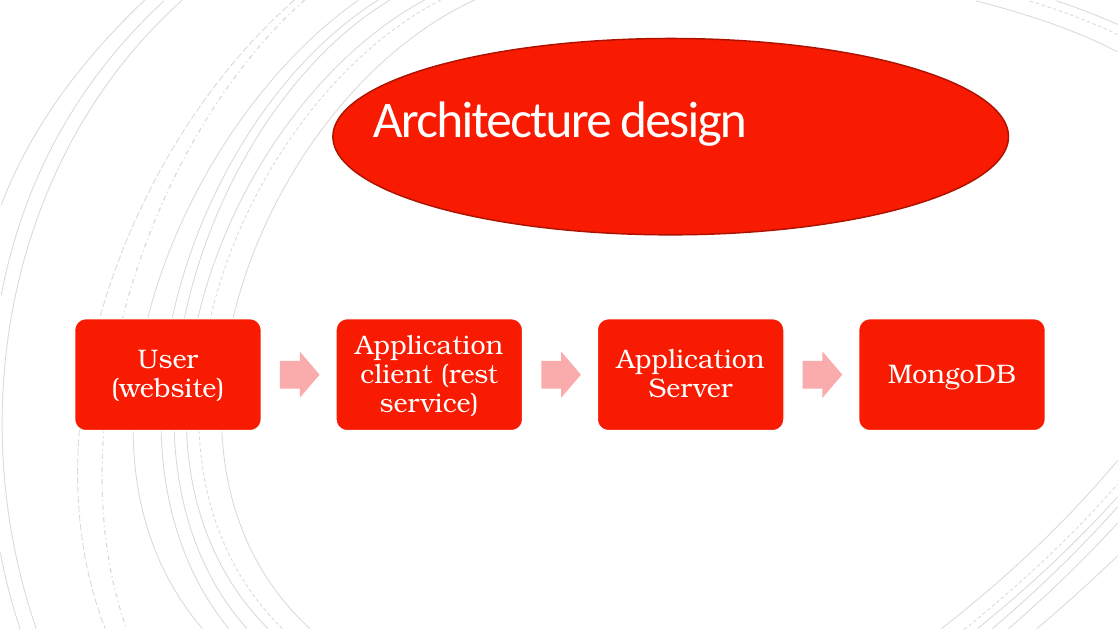
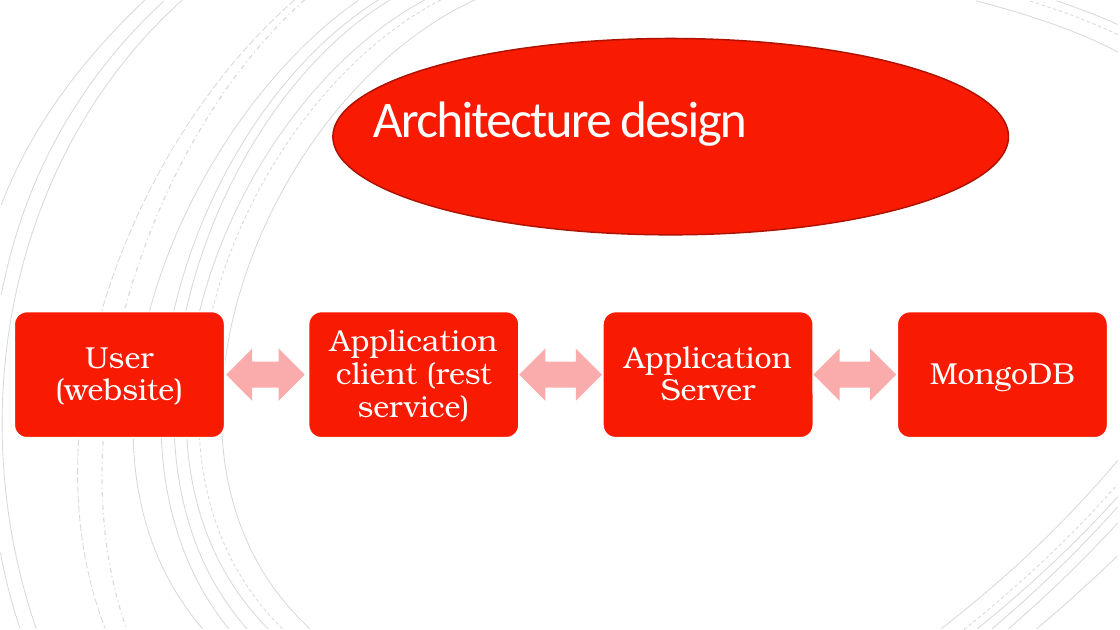
Before and after one commit to anhainguyen82/Database_Final_Project, a slide deck: slide 5 of MSDS_7330_Final_Term_Project.pptx. Drawn at 1120x630 pixels with LibreOffice and Linux fonts; fonts in the diff are those of the drawing. Boxes give left, top, right and bottom in pixels: in the first picture for what was removed or moved away, otherwise in the second. Text is boxed around its words. In the diff, an @@ line names an element or a change of style, - is before the commit and + after.

```diff
--- a/MSDS_7330_Final_Term_Project.pptx
+++ b/MSDS_7330_Final_Term_Project.pptx
@@ rounded rectangle: place and size @@
-rounded rectangle at bbox=[75, 318, 261, 430]
+rounded rectangle at bbox=[14, 312, 224, 438]
@@ text "User (website)": place and size @@
-text "User (website)" at bbox=[111, 349, 224, 401]
+text "User (website)" at bbox=[55, 347, 183, 405]
@@ rounded rectangle: place and size @@
-rounded rectangle at bbox=[336, 318, 523, 430]
+rounded rectangle at bbox=[308, 312, 518, 438]
@@ text "Application client (rest service)": place and size @@
-text "Application client (rest service)" at bbox=[355, 334, 503, 416]
+text "Application client (rest service)" at bbox=[330, 329, 497, 422]
@@ rounded rectangle: place and size @@
-rounded rectangle at bbox=[597, 318, 784, 430]
+rounded rectangle at bbox=[603, 312, 813, 438]
@@ text "Application Server": place and size @@
-text "Application Server" at bbox=[617, 348, 765, 398]
+text "Application Server" at bbox=[624, 346, 791, 401]
@@ rounded rectangle: place and size @@
-rounded rectangle at bbox=[859, 318, 1045, 430]
+rounded rectangle at bbox=[897, 312, 1107, 438]
@@ size 23 to 26 pt; more space between paragraphs in 4 elements at bbox=[330, 329, 497, 422], bbox=[624, 346, 791, 401], bbox=[55, 347, 183, 405], bbox=[930, 363, 1075, 392] @@
@@ text "MongoDB": place and size @@
-text "MongoDB" at bbox=[888, 364, 1016, 390]
+text "MongoDB" at bbox=[930, 363, 1075, 392]
@@ left right arrow added at bbox=[226, 349, 304, 401], fill #FBACAB @@
@@ right arrow removed at bbox=[280, 351, 319, 397] @@
@@ left right arrow added at bbox=[519, 349, 602, 401], fill #FBACAB @@
@@ right arrow removed at bbox=[541, 351, 581, 397] @@
@@ right arrow removed at bbox=[803, 351, 843, 397] @@
@@ left right arrow added at bbox=[814, 349, 897, 401], fill #FBACAB @@
```
Also in this commit, not shown: 2 other slides changed, 1 slide added.
